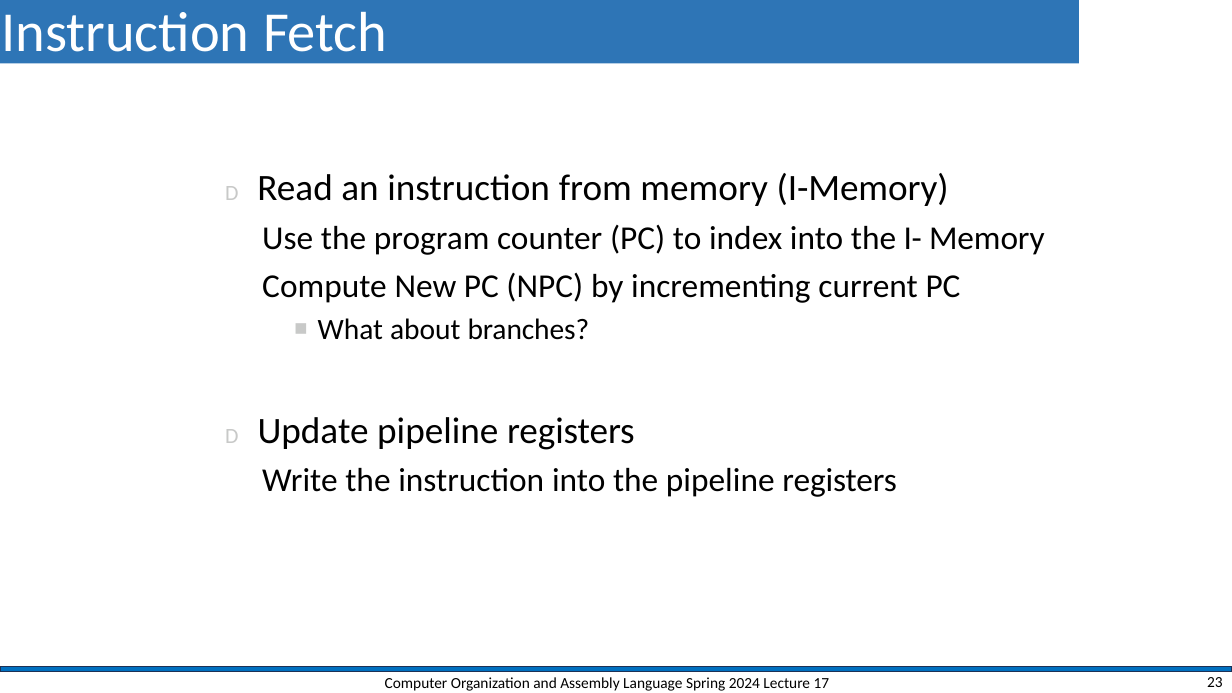
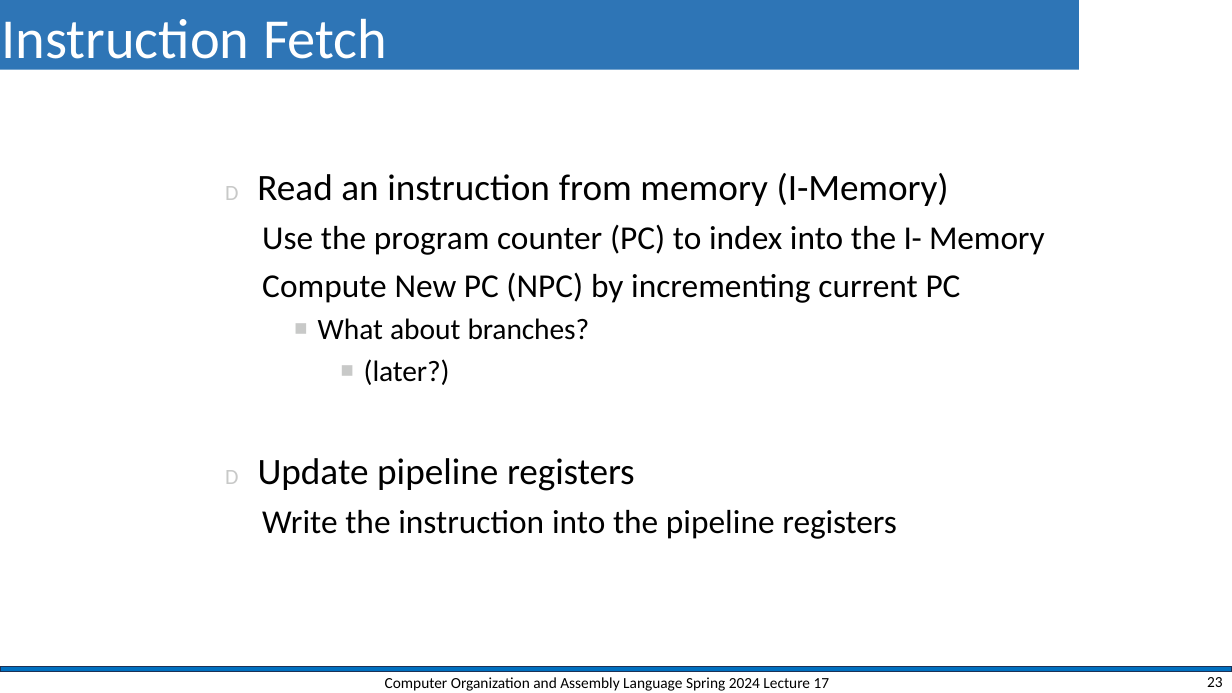
Before and after one commit to shahidmasud/shahidmasud.github.io, a slide deck: slide 23 of CompOrg_Lec17_Spr2024.ppsx. Drawn at 1232x693 pixels with LibreOffice and Linux fonts; fonts in the diff are those of the drawing; background and template pictures are left out. Boxes give left, top, right and bottom in pixels: in the first picture for what was removed or moved away, otherwise in the second. Text is boxed around its words. In the diff, an @@ line names an element or a change of style, - is before the commit and + after.

```diff
--- a/CompOrg_Lec17_Spr2024.ppsx
+++ b/CompOrg_Lec17_Spr2024.ppsx
@@ title "Instruction Fetch": place and size @@
-title "Instruction Fetch" at box(0, 0, 1080, 63)
+title "Instruction Fetch" at box(0, 0, 1080, 69)
@@ text at box(364, 359, 450, 385): paragraph added @@
+  ■ (later?)
```
Also in this commit, not shown: 14 other slides changed, 1 slide added, 2 other files.
